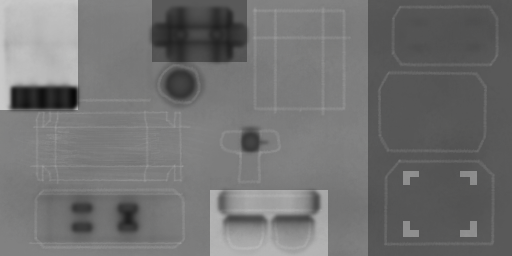
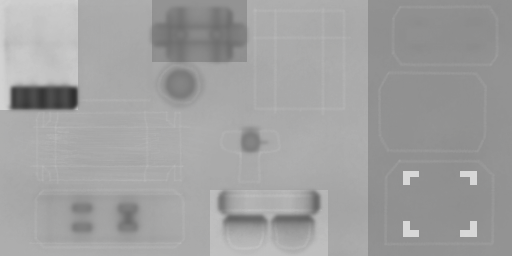
Revision of a layered 512 x 256 image; what changed, layer by layer:
moved "AO" into group "Diffuse" over bbox(0, 0, 508, 256)
moved "Edges" into group "Diffuse" over bbox(28, 4, 499, 252)
moved "Shadows" into group "Diffuse" over bbox(0, 0, 512, 256)
moved "Background" into group "Diffuse" over bbox(0, 0, 512, 256)
added layer "DIFF" over bbox(0, 0, 512, 256)
